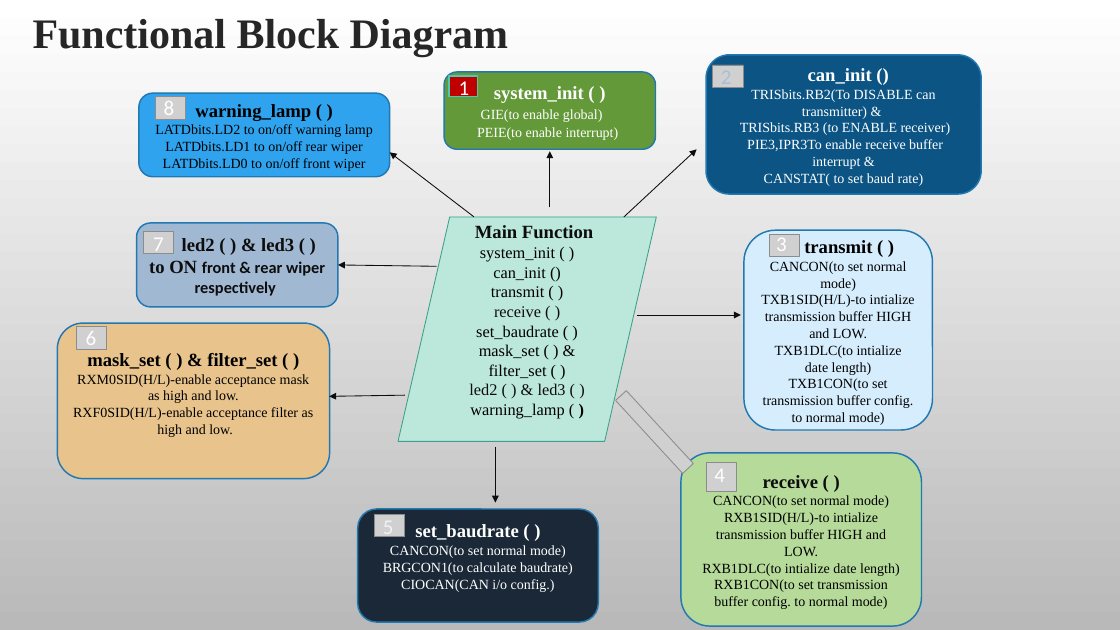
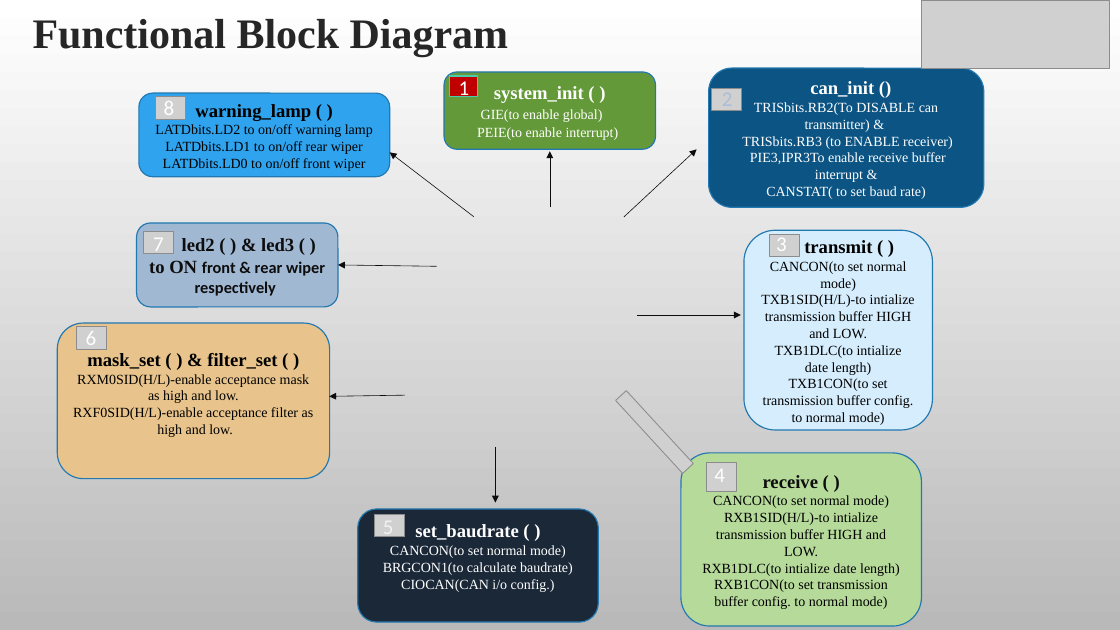
Before and after one commit to SKUP-BATCH3/team4, a slide deck: slide 12 of Final ppt 7-10-22.pptx. Drawn at 1120x630 pixels with LibreOffice and Linux fonts; fonts in the diff are those of the drawing; grey boxes stand for pictures; background and template pictures are left out. Boxes give left, top, right and bottom in pixels: in the first picture for what was removed or moved away, otherwise in the second. Text is boxed around its words. In the diff, an @@ line names an element or a change of style, - is before the commit and + after.

```diff
--- a/Final ppt 7-10-22.pptx
+++ b/Final ppt 7-10-22.pptx
@@ picture added at (x1=922, y1=0, x2=1109, y2=68) @@
@@ outline #2379B0 1.25 pt to #2379B0 1 pt in 7 elements at (x1=444, y1=72, x2=656, y2=150), (x1=137, y1=223, x2=339, y2=307), (x1=681, y1=453, x2=922, y2=626), (x1=57, y1=323, x2=329, y2=479), (x1=744, y1=230, x2=933, y2=430), (x1=139, y1=93, x2=390, y2=177), (x1=709, y1=68, x2=985, y2=208) @@
@@ rounded rectangle "can_init ()" moved from (x1=707, y1=55, x2=982, y2=194) to (x1=709, y1=68, x2=985, y2=208) @@
@@ picture moved from (x1=713, y1=65, x2=744, y2=87) to (x1=711, y1=88, x2=741, y2=111) @@
@@ text "2" moved from (x1=721, y1=87, x2=732, y2=90) to (x1=722, y1=110, x2=733, y2=113) @@
@@ arrow (474, 217) - (390, 152): stroke #0D0D0D 0.75 pt to #0D0D0D 0.5 pt @@
@@ arrow (624, 217) - (697, 150): stroke #0D0D0D 0.75 pt to #0D0D0D 0.5 pt @@
@@ flow chart input output removed at (x1=398, y1=217, x2=657, y2=441) @@
-Main Function
-system_init ( )
-can_init ()
-transmit ( )
-receive ( )
-set_baudrate ( )
-mask_set ( ) & filter_set ( )
-led2 ( ) & led3 ( )
-warning_lamp ( )
@@ arrow (437, 266) - (338, 265): stroke #0D0D0D 0.75 pt to #0D0D0D 0.5 pt @@
@@ arrow (638, 315) - (741, 315): stroke #0D0D0D 0.75 pt to #0D0D0D 0.5 pt @@
@@ arrow (405, 395) - (329, 397): stroke #0D0D0D 0.75 pt to #0D0D0D 0.5 pt @@
```
Also in this commit, not shown: 15 other slides changed, 4 slides added, 4 slides removed, 1 other file.
